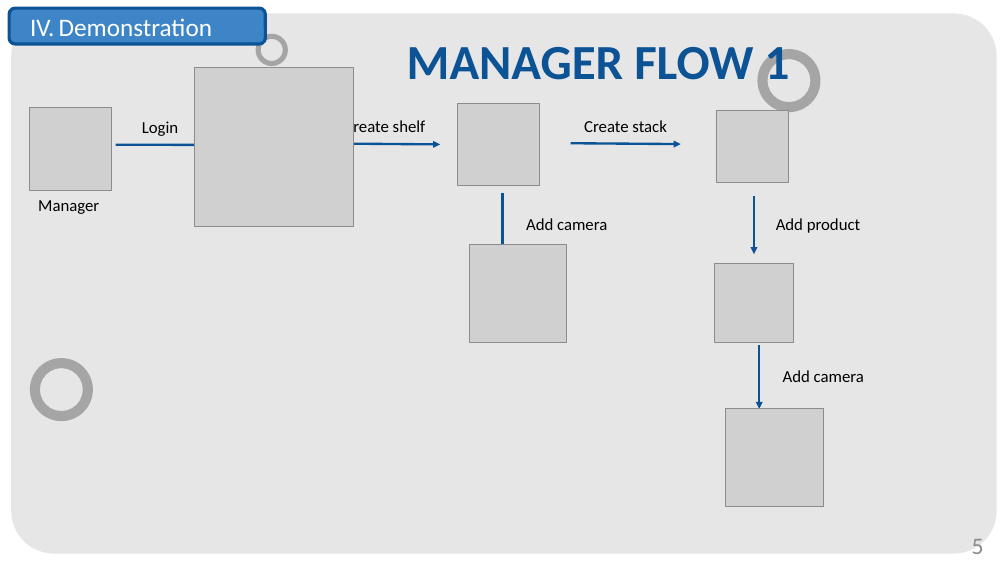
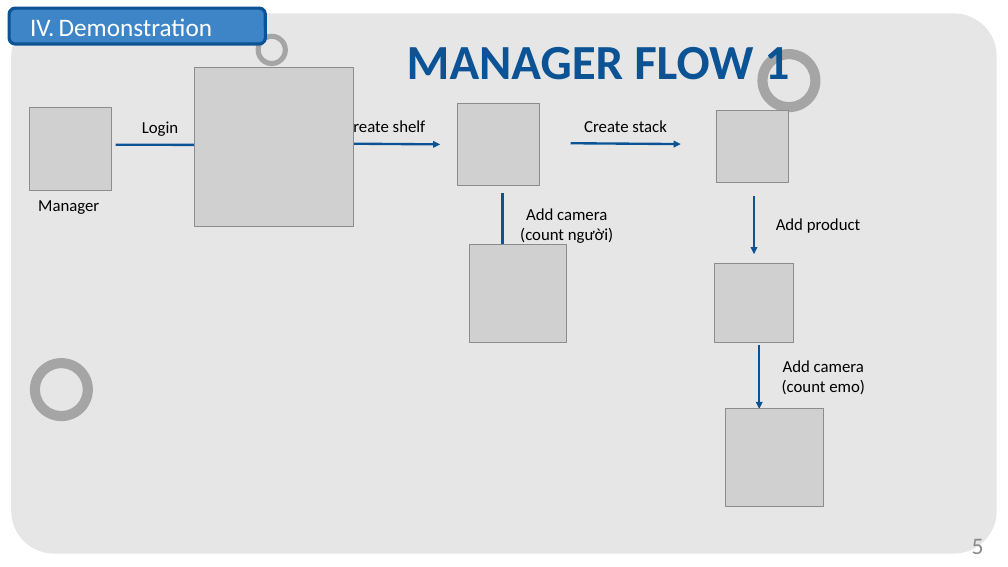
Before and after one commit to luannmdev/CapstoneDocument, a slide deck: slide 5 of Users/LuanNM/document/Core Flow.pptx. Drawn at 1008x567 pixels with LibreOffice and Linux fonts; fonts in the diff are those of the drawing; grey boxes stand for pictures. Boxes give left, top, right and bottom in pixels: in the first picture for what was removed or moved away, otherwise in the second. Text is boxed around its words. In the diff, an @@ line names an element or a change of style, - is before the commit and + after.

```diff
--- a/Users/LuanNM/document/Core Flow.pptx
+++ b/Users/LuanNM/document/Core Flow.pptx
@@ text at <box>520,208,613,243</box>: text changed @@
-Add camera
+Add camera (count người)
@@ text at <box>782,360,865,394</box>: text changed @@
-Add camera
+Add camera (count emo)
```
Also in this commit, not shown: 1 other slide changed, 1 slide added, 2 slides removed, 17 other files.
